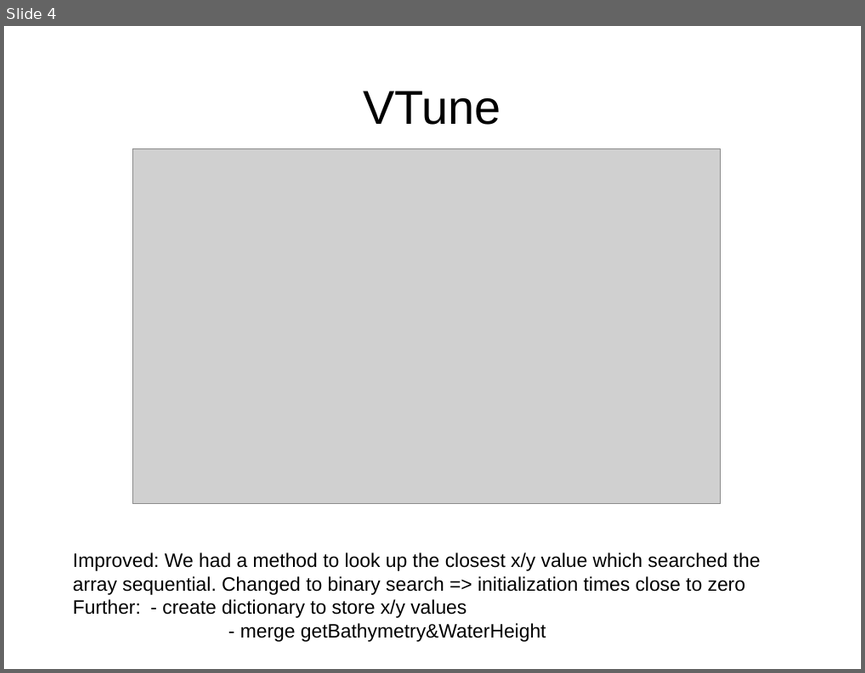
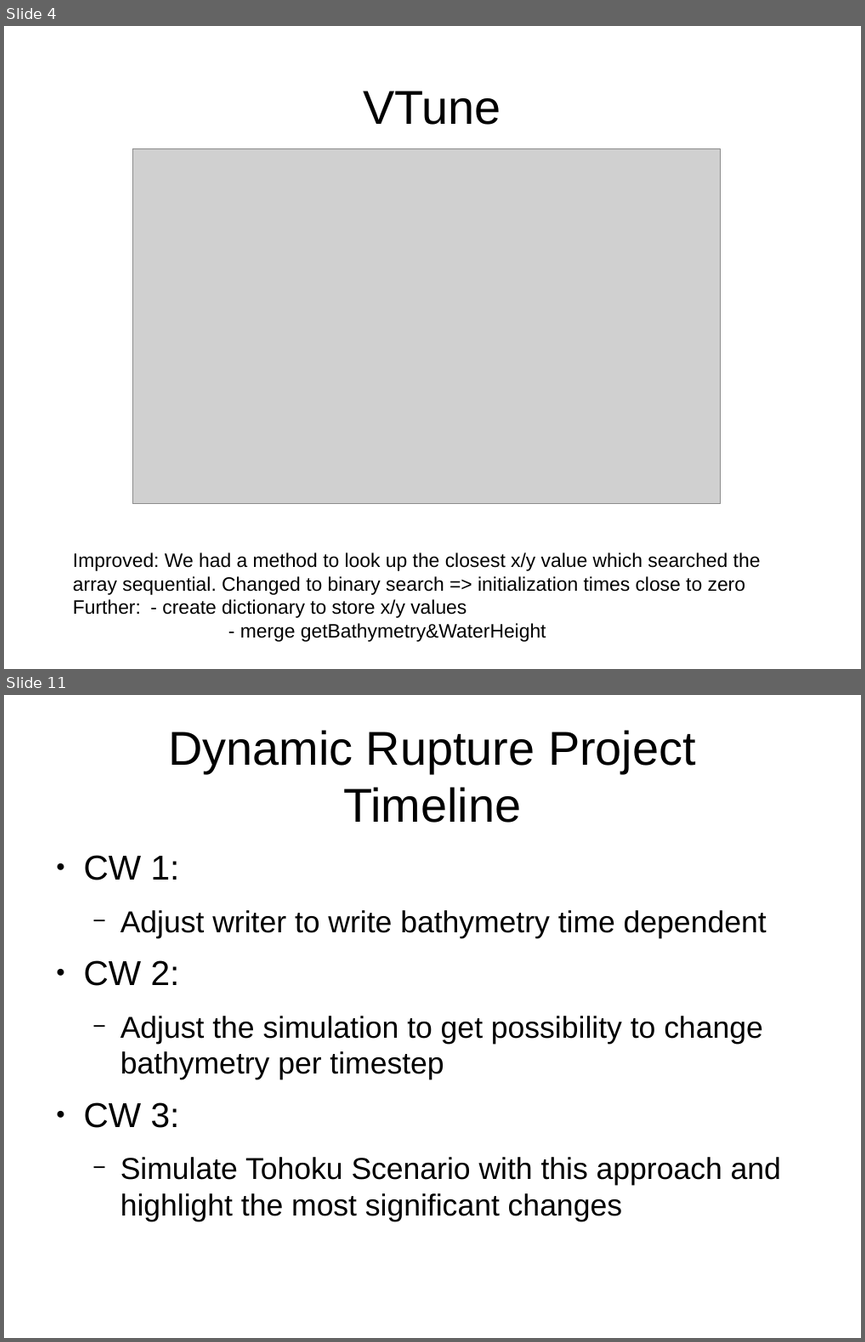
Before and after one commit to tsunamiSim/SWE, a slide deck: deliverables E4/presentation.odp. Shown one above the other, each under a label of ours: slide 4 before the commit, slides 4 and 11 after it; the slides between them are not shown. The pictures are 865x673 and 865x1342 pixels, drawn with LibreOffice and Linux fonts; fonts in the diff are those of the drawing; grey boxes stand for pictures. Boxes give left, top, right and bottom in pixels: in the first picture for what was removed or moved away, otherwise in the second. Text is boxed around its words. In the diff, an @@ line names an element or a change of style, - is before the commit and + after.

```diff
--- a/deliverables E4/presentation.odp
+++ b/deliverables E4/presentation.odp
@@ slide 11 added at [4, 695, 861, 1338], background #FFFFFF @@
@@ title added at [168, 730, 696, 823], 44 pt, text #000000 @@
+Dynamic Rupture Project
+Timeline
@@ text added at [84, 855, 781, 1221], 28 pt, text #000000 @@
+● CW 1:
+  − Adjust writer to write bathymetry time dependent
+● CW 2:
+  − Adjust the simulation to get possibility to change bathymetry per timestep
+● CW 3:
+  − Simulate Tohoku Scenario with this approach and highlight the most significant changes
```
Also in this commit, not shown: 1 slide changed, 6 other slides added, 5 other files.
